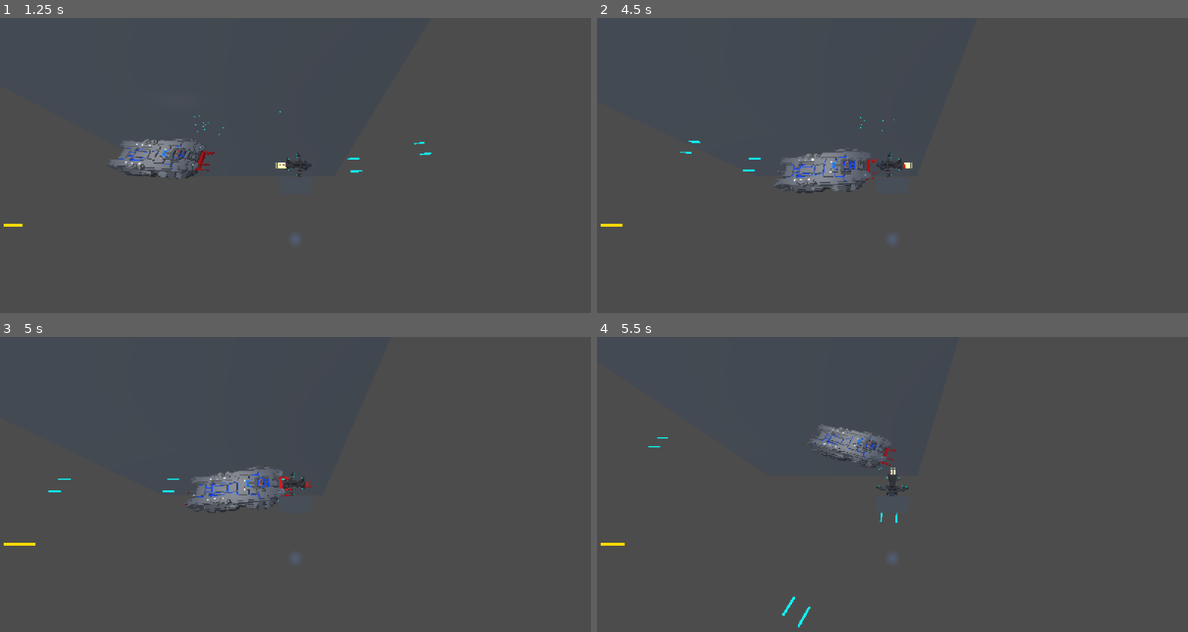
Above: before the commit, frames 1-4 (two rows, left to right).
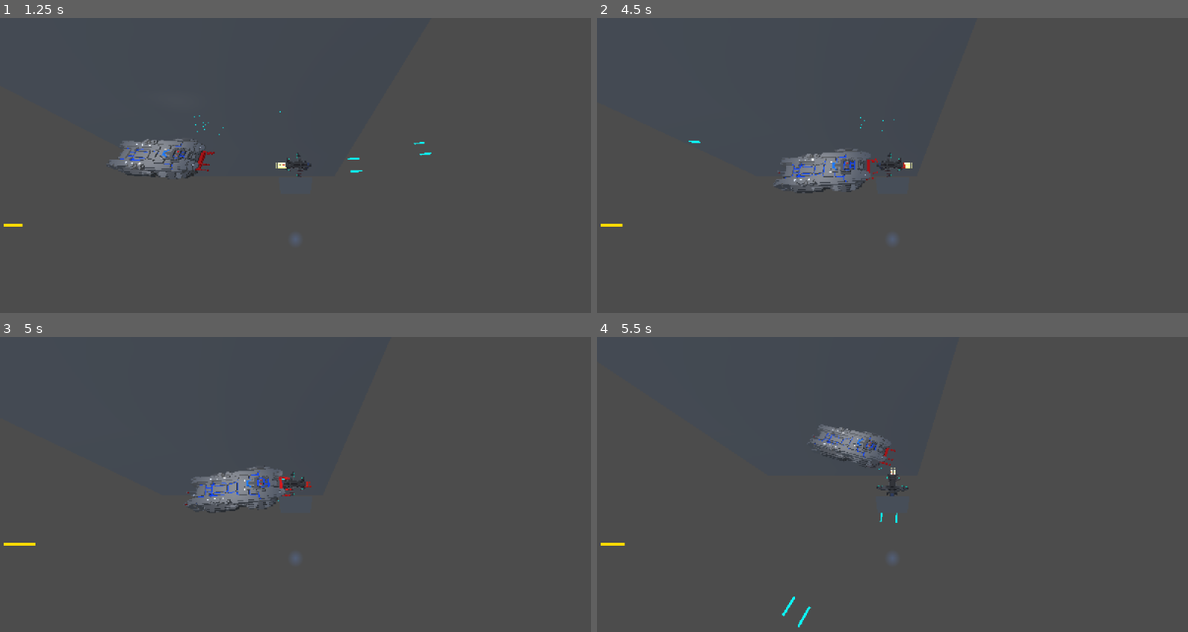
Above: after the commit, the same moments.

Repository: EvergreenSpock/Space-Survivors
Game: Godot game, scene res://Scenes/main_scene.tscn
Same seed, same stepped clock (60 frames per second), same inputs: the game is played once before the commit and once after it. A sky picture missing from this copy of the repository is replaced by a grey-blue gradient.
Inputs (mouse positions are in pixels of both pictures, inside the frame that each line leads up to):
- Up to frame 1 (1.25 s): move the mouse to (425, 150) at 0.52 s; hold Right (move_right) from 0.53 s (still down); hold Shift (boost) from 0.53 s (still down)
- Up to frame 2 (4.5 s): move the mouse to (774, 180) at 1.27 s; release Right (move_right) at 1.28 s; release Shift (boost) at 1.28 s; hold S (move_back) 1.28-2.03 s; click (774, 180) at 1.35 s; move the mouse to (951, 100) at 2.02 s; hold Right (move_right) 2.03-2.78 s; hold Shift (boost) 2.03-2.78 s; move the mouse to (862, 224) at 2.77 s; hold W (move_forward) 2.78-3.53 s; click (862, 224) at 2.85 s; move the mouse to (1069, 209) at 3.52 s; hold Shift (boost) 3.53-4.28 s; hold Left (move_left) from 3.53 s (still down); move the mouse to (715, 121) at 4.27 s; click (715, 121) at 4.35 s
- Up to frame 3 (5 s): keep holding Left (move_left)
- Up to frame 4 (5.5 s): move the mouse to (922, 484) at 5.02 s; release Left (move_left) at 5.03 s; hold S (move_back) from 5.03 s (still down); hold Shift (boost) from 5.03 s (still down)

Frame 1 is identical in both runs. In frame 2, less than 0.1% of the frame differs, in the area x 14-28%, y 45-52%; in frame 3, less than 0.1%, in the area x 8-31%, y 48-53%; in frame 4, less than 0.1%.

Commit message:
random commit

Diff:
--- a/Scenes/Camera.tscn
+++ b/Scenes/Camera.tscn
@@ -33,7 +33,7 @@
 
 [node name="SubViewport" type="SubViewport" parent="SubViewportContainer"]
 handle_input_locally = false
-size = Vector2i(384, 216)
+size = Vector2i(600, 300)
 render_target_update_mode = 4
 
 [node name="PlayerCamera" type="Camera3D" parent="SubViewportContainer/SubViewport"]
--- a/Scripts/bullet_pew_pew.gd
+++ b/Scripts/bullet_pew_pew.gd
@@ -11,11 +11,12 @@
 func _process(delta):
 	global_position += -global_transform.basis.z * SPEED * delta
 	if ray.is_colliding():
-		#mesh.visble = false
+		mesh.visible = false
 		particles.emitting = true
 		await get_tree().create_timer(1.0).timeout
 		queue_free()
 
 
 func _on_timer_timeout() -> void:
+	particles.emitting = true
 	queue_free()
Not shown, changed: Package/Enemy_Warship/WarShip.mtl
